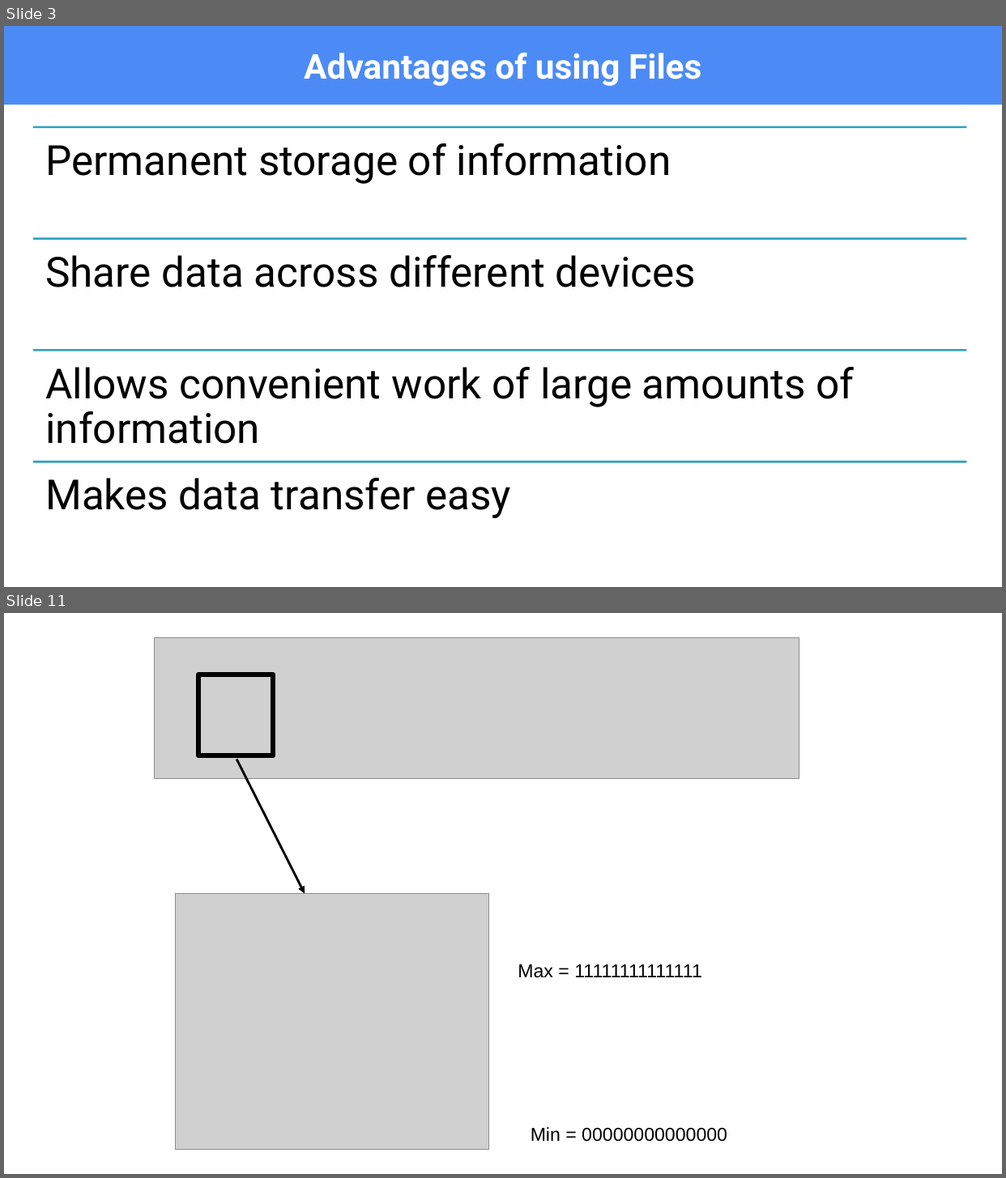
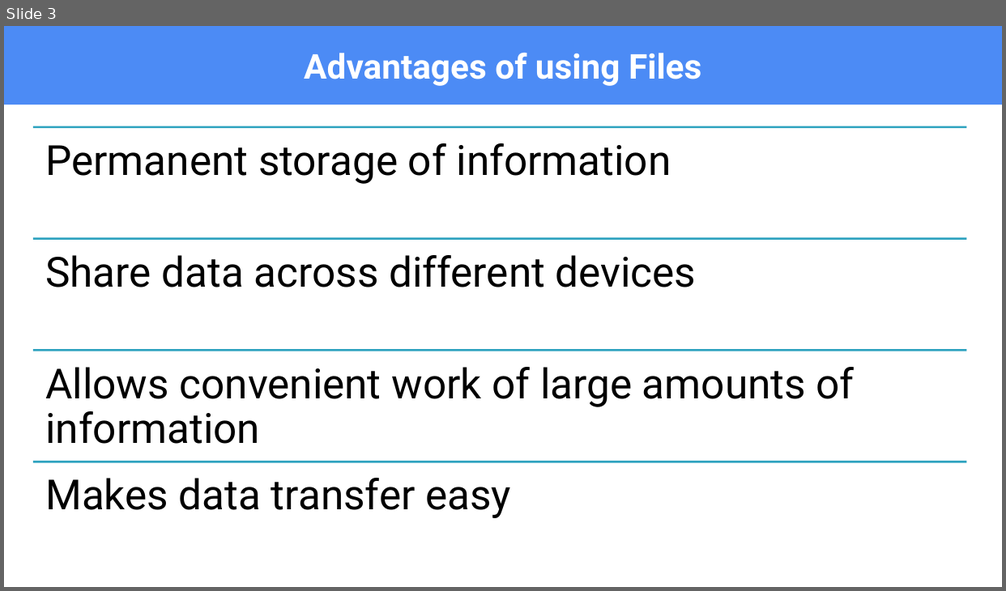
Before and after one commit to OMardil/CS2_2024_EN, a slide deck: M09_Files/01 Presentacion/M09_PPT_Working_with_Files.pptx. Shown one above the other, each under a label of ours: slides 3 and 11 before the commit, slide 3 after it; the slides between them are not shown. The pictures are 1006x1178 and 1006x591 pixels, drawn with LibreOffice and Linux fonts; fonts in the diff are those of the drawing; grey boxes stand for pictures. Boxes give left, top, right and bottom in pixels: in the first picture for what was removed or moved away, otherwise in the second. Text is boxed around its words. In the diff, an @@ line names an element or a change of style, - is before the commit and + after.

```diff
--- a/M09_Files/01 Presentacion/M09_PPT_Working_with_Files.pptx
+++ b/M09_Files/01 Presentacion/M09_PPT_Working_with_Files.pptx
@@ slide 11 removed at (4, 613, 1002, 1174), background #FFFFFF @@
@@ picture removed at (155, 637, 799, 779) @@
@@ rectangle removed at (198, 675, 274, 756) @@
@@ arrow removed from (236, 759) to (305, 894) @@
@@ picture removed at (176, 894, 489, 1150) @@
@@ text removed at (518, 965, 702, 978) @@
-Max = 11111111111111
@@ text removed at (530, 1127, 727, 1142) @@
-Min = 00000000000000
```
Also in this commit, not shown: 3 slides changed, 1 slide added, 21 other slides removed, 16 other files.
